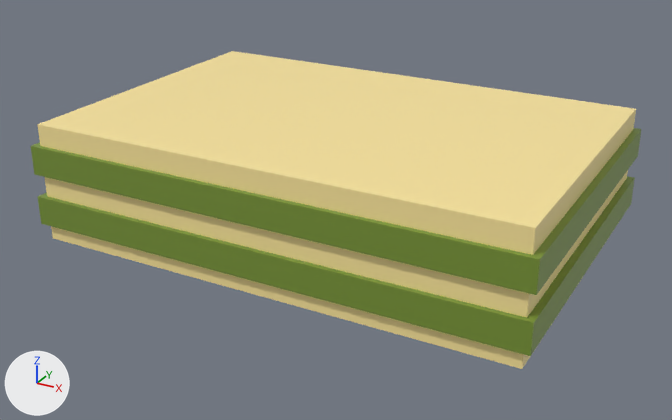
Two versions of the Blender file bolos 3d/bolos/boloretangulo limao.blend, one commit apart.
Camera for both pictures: a 50 mm camera at (3.01, -4.51, 2.16) aimed at (0.47, 0.11, -0.15). Every picture has the same lights, and +X, +Y and +Z are marked at lower left.
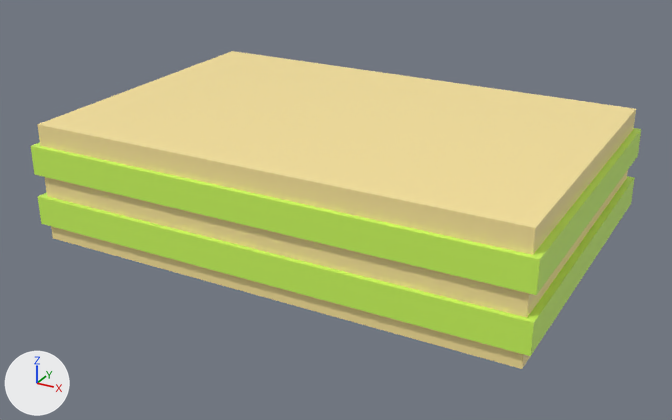
The edits, one by one:
Material 'Material.003' (mat_material_003) changes colour from green #7a9538 to green #d0ff5f; in linear values from (0.194, 0.302, 0.0391) to (0.629, 1.0, 0.114).
Material 'Material.004' (mat_material_004) changes colour from green #7a9538 to green #d0ff5f; in linear values from (0.194, 0.302, 0.0391) to (0.629, 1.0, 0.114).

Pixel boxes [x1, y1, x2, y2] of what changed, in the pictures (672 x 420 px):
'Cube.001', recoloured
    both: [31, 128, 641, 295]
'Cube.002', recoloured
    both: [38, 176, 635, 356]
